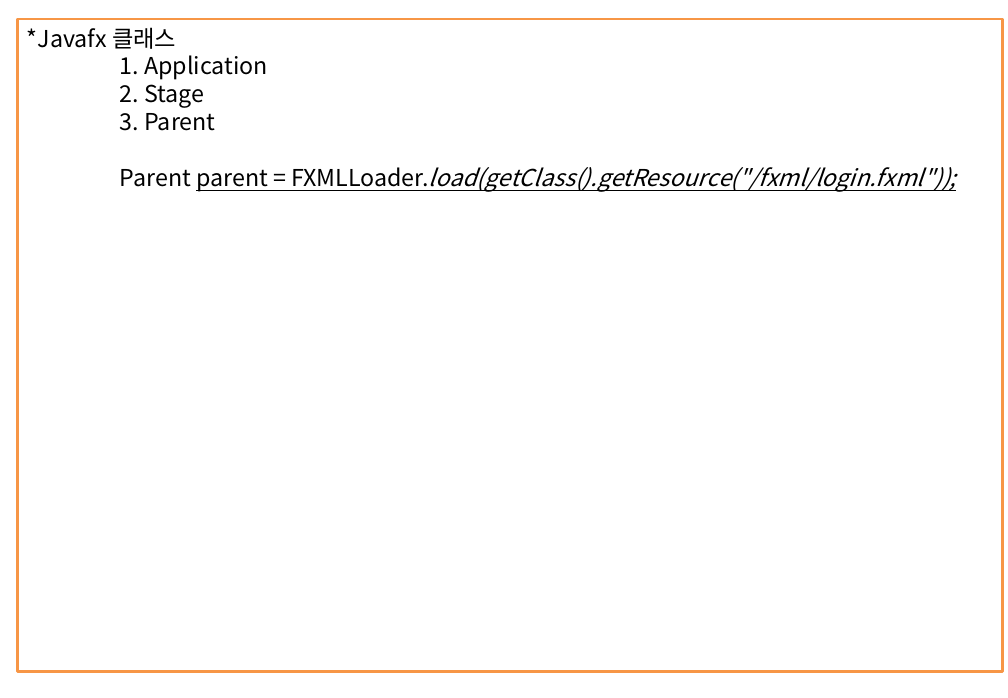
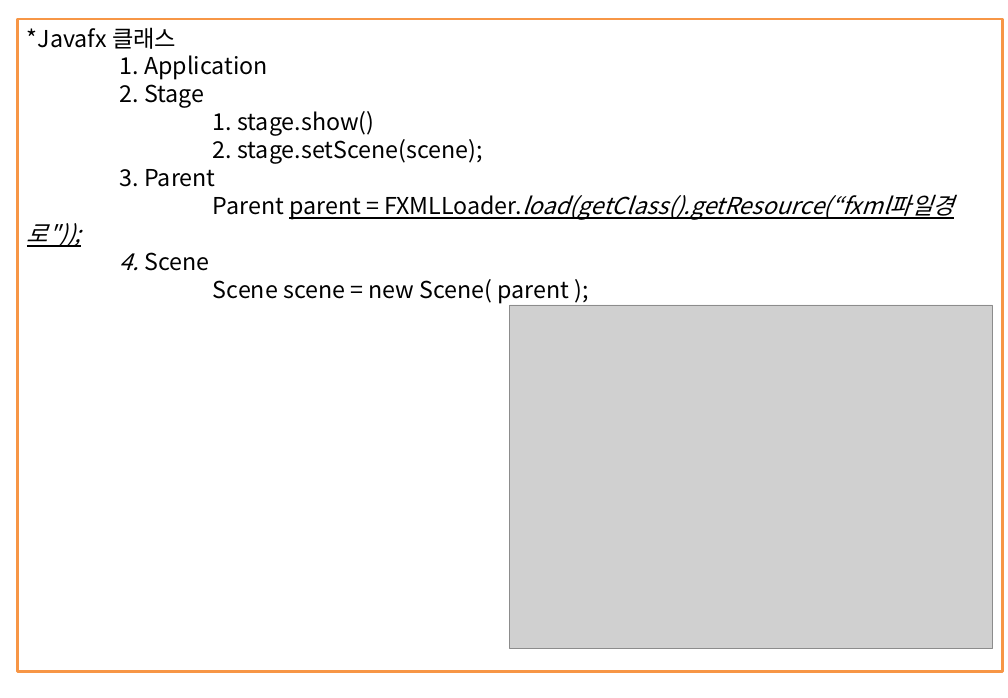
Before and after one commit to itdanja/web_ezen_1, a slide deck: slide 27 of java1/src/정리함/JAVA정리.pptx. Drawn at 1008x698 pixels with LibreOffice and Linux fonts; fonts in the diff are those of the drawing; grey boxes stand for pictures. Boxes give left, top, right and bottom in pixels: in the first picture for what was removed or moved away, otherwise in the second. Text is boxed around its words. In the diff, an @@ line names an element or a change of style, - is before the commit and + after.

```diff
--- a/java1/src/정리함/JAVA정리.pptx
+++ b/java1/src/정리함/JAVA정리.pptx
@@ text in rectangle at <box>213,111,482,164</box>: paragraphs added @@
+1. stage.show()
+2. stage.setScene(scene);
@@ text in rectangle at <box>120,194,954,304</box>: text changed; italic off @@
-Parent parent = FXMLLoader.load(getClass().getResource("/fxml/login.fxml"));
+Parent parent = FXMLLoader.load(getClass().getResource(“fxml파일경로"));
+4. Scene
+Scene scene = new Scene( parent );
@@ picture added at <box>510,305,993,649</box> @@
```
Also in this commit, not shown: 6 other files.
